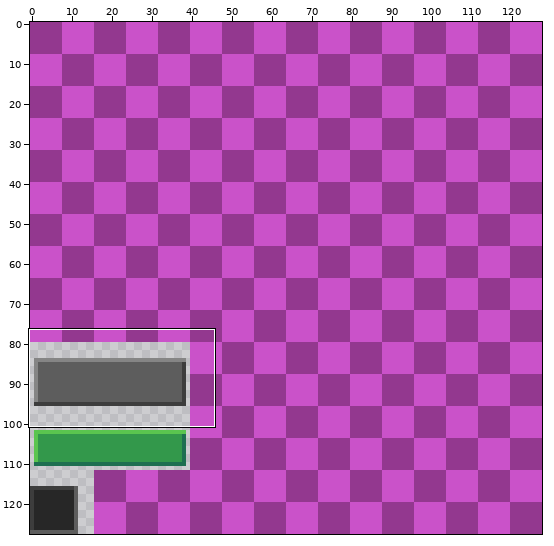
A sprite sheet gets an edit: res/ui.png. The first picture is a wide view before the edit; the outline marks the close-up.
Close-up. Old version:
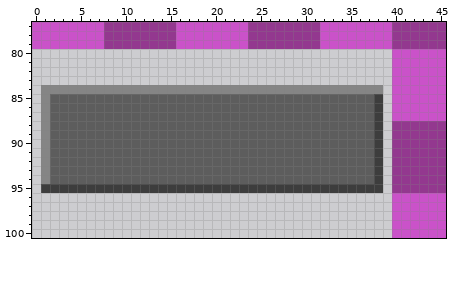
The file is 128x128 pixels. Shown: x 0..45, y 77..100.
After the commit:
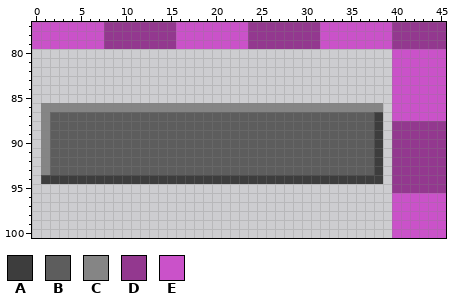
Palette (. is transparent): A #3d3d3d  B #5d5d5d  C #858585  D #93388f  E #ca52c9
Change:
@@ x 0..45 @@
  83 ........................................EEEEEE
- 84 .CCCCCCCCCCCCCCCCCCCCCCCCCCCCCCCCCCCCCC.EEEEEE
- 85 .CBBBBBBBBBBBBBBBBBBBBBBBBBBBBBBBBBBBBA.EEEEEE
- 86 .CBBBBBBBBBBBBBBBBBBBBBBBBBBBBBBBBBBBBA.EEEEEE
+ 84 ........................................EEEEEE
+ 85 ........................................EEEEEE
+ 86 .CCCCCCCCCCCCCCCCCCCCCCCCCCCCCCCCCCCCCC.EEEEEE
  87 .CBBBBBBBBBBBBBBBBBBBBBBBBBBBBBBBBBBBBA.EEEEEE
@@ x 0..45 @@
  93 .CBBBBBBBBBBBBBBBBBBBBBBBBBBBBBBBBBBBBA.DDDDDD
- 94 .CBBBBBBBBBBBBBBBBBBBBBBBBBBBBBBBBBBBBA.DDDDDD
- 95 .AAAAAAAAAAAAAAAAAAAAAAAAAAAAAAAAAAAAAA.DDDDDD
+ 94 .AAAAAAAAAAAAAAAAAAAAAAAAAAAAAAAAAAAAAA.DDDDDD
+ 95 ........................................DDDDDD
  96 ........................................EEEEEE
Pixel boxes of the changes (left, top, right, bottom) in both close-ups:
changed: (41, 85, 383, 112)
changed: (41, 175, 383, 193)
